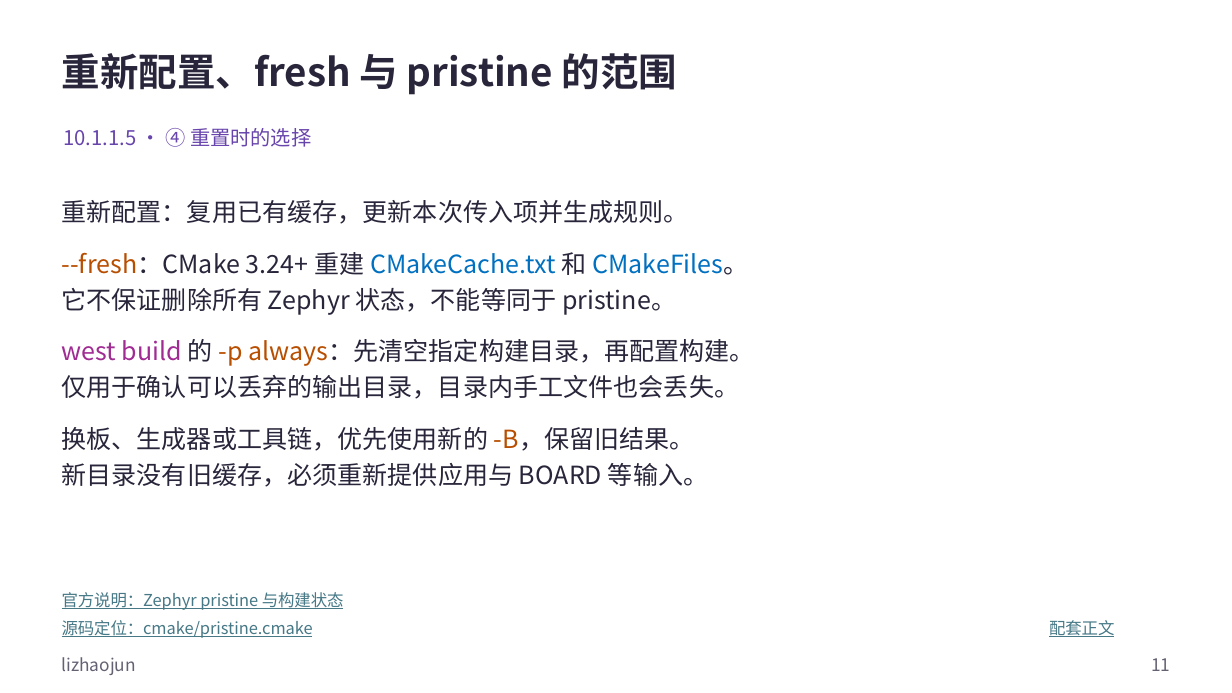
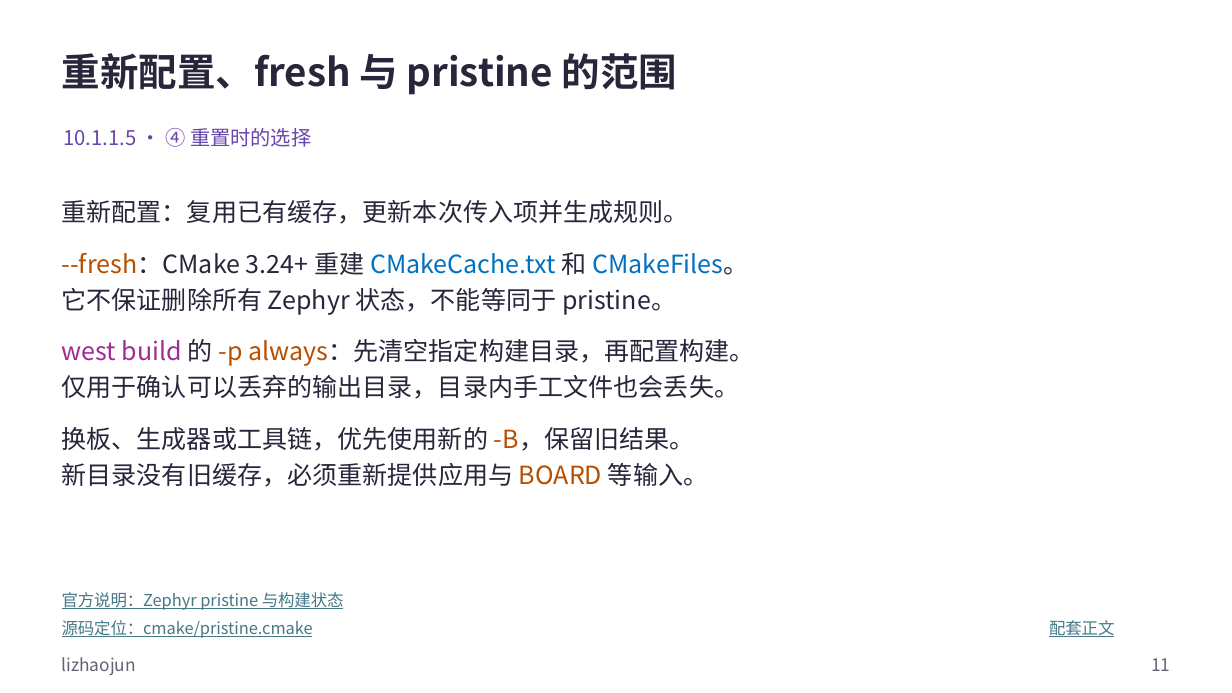
Before and after one commit to FormingSystem/zephyr_hc32f4a0, a slide deck: slide 11 of learning/P01_zephyr_make_project/slides/P010_CMake缓存与构建排错_Windows.pptx. Drawn at 1232x693 pixels with LibreOffice and Linux fonts; fonts in the diff are those of the drawing. Boxes give left, top, right and bottom in pixels: in the first picture for what was removed or moved away, otherwise in the second. Text is boxed around its words. In the diff, an @@ line names an element or a change of style, - is before the commit and + after.

Commit message:
content(learning/cmake-cache): 统一缓存排错文稿的变量和命令样式
- 给缓存输入、作用范围接口及排查命令使用一致语义颜色，保留原有判断分支和连续操作文本。
- 正式 PPT 与可重建原生源同步，保留封面、媒体、批注和非正文页脚署名。

```diff
--- a/learning/P01_zephyr_make_project/slides/P010_CMake缓存与构建排错_Windows.pptx
+++ b/learning/P01_zephyr_make_project/slides/P010_CMake缓存与构建排错_Windows.pptx
@@ text at (62, 463, 708, 487): text colour #29263B to #B84E00 in "BOARD" @@
```
Also in this commit, not shown: 9 other slides changed, 19 other files.
